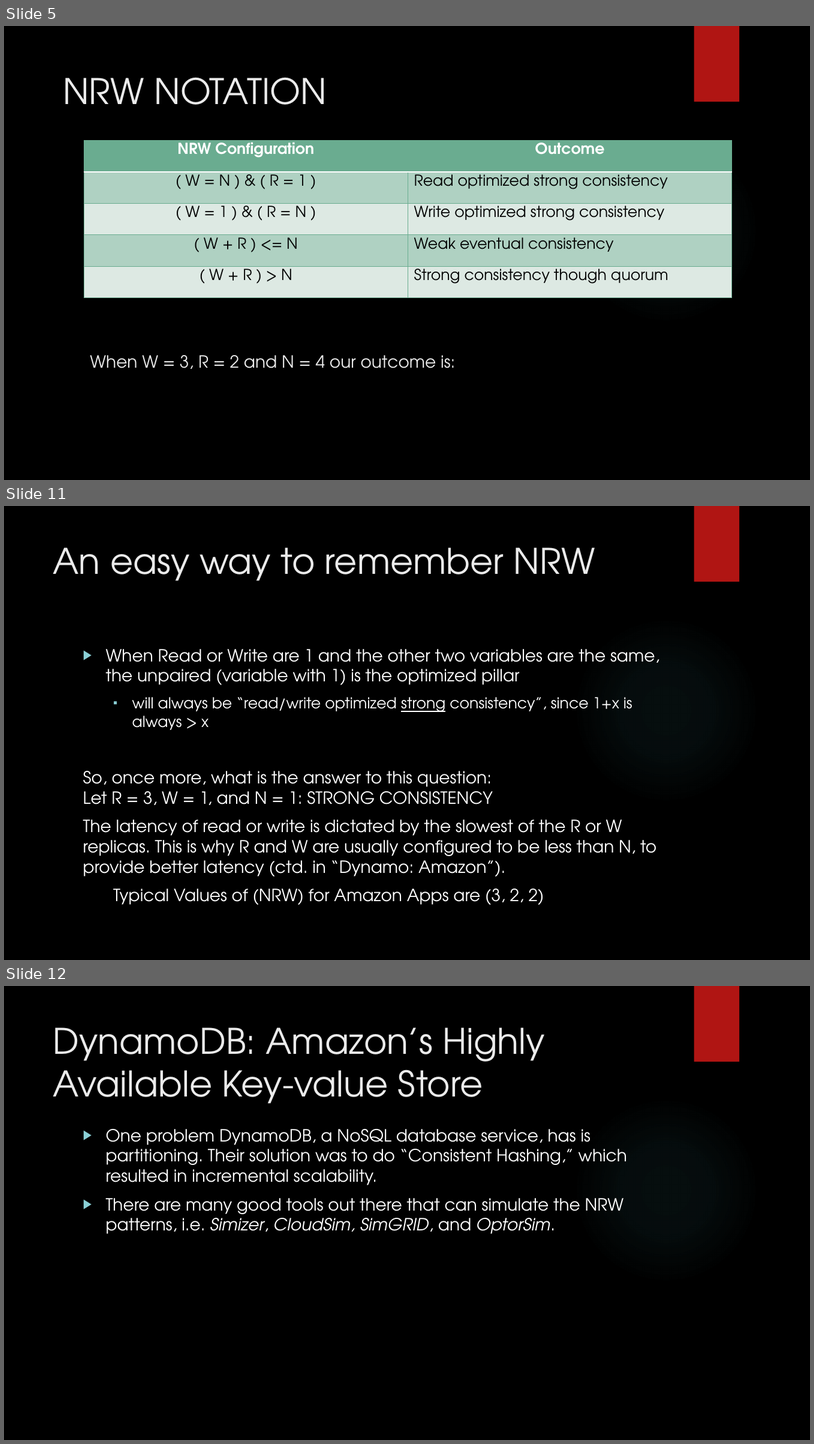
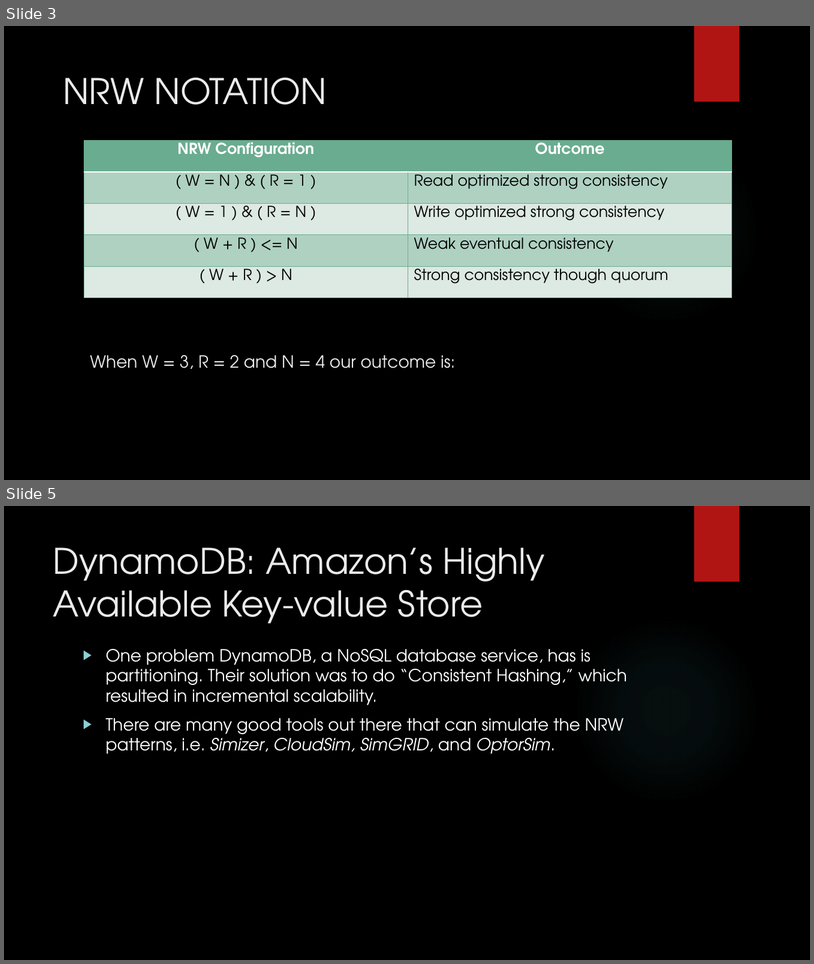
Before and after one commit to MaxWOU/cs364pptx, a slide deck: group6slidshow.pptx. Shown one above the other, each under a label of ours: slides 5, 11 and 12 before the commit, slides 3 and 5 after it; the slides between them are not shown. The pictures are 814x1444 and 814x964 pixels, drawn with LibreOffice and Linux fonts; fonts in the diff are those of the drawing; background and template pictures are left out. Boxes give left, top, right and bottom in pixels: in the first picture for what was removed or moved away, otherwise in the second. Text is boxed around its words. In the diff, an @@ line names an element or a change of style, - is before the commit and + after.

```diff
--- a/group6slidshow.pptx
+++ b/group6slidshow.pptx
@@ slide 11 removed at (x1=4, y1=506, x2=810, y2=960), background picture (left out); not listed: 2 template elements that a slide beside it also shows @@
@@ title removed at (x1=53, y1=547, x2=596, y2=581) @@
-An easy way to remember NRW
@@ text removed at (x1=83, y1=649, x2=660, y2=904) @@
-▶ When Read or Write are 1 and the other two variables are the same, the unpaired (variable with 1) is the optimized pillar
-  ▪ will always be “read/write optimized strong consistency”, since 1+x is always > x
-So, once more, what is the answer to this question:
-Let R = 3, W = 1, and N = 1: STRONG CONSISTENCY
-The latency of read or write is dictated by the slowest of the R or W replicas. This is why R and W are usually configured to be less than N, to provide better latency (ctd. in “Dynamo: Amazon”).
-Typical Values of (NRW) for Amazon Apps are (3, 2, 2)
@@ what was slide 5 is now slide 3 @@
@@ what was slide 12 is now slide 5 @@
```
Also in this commit, not shown: 1 slide changed, 6 other slides removed.
